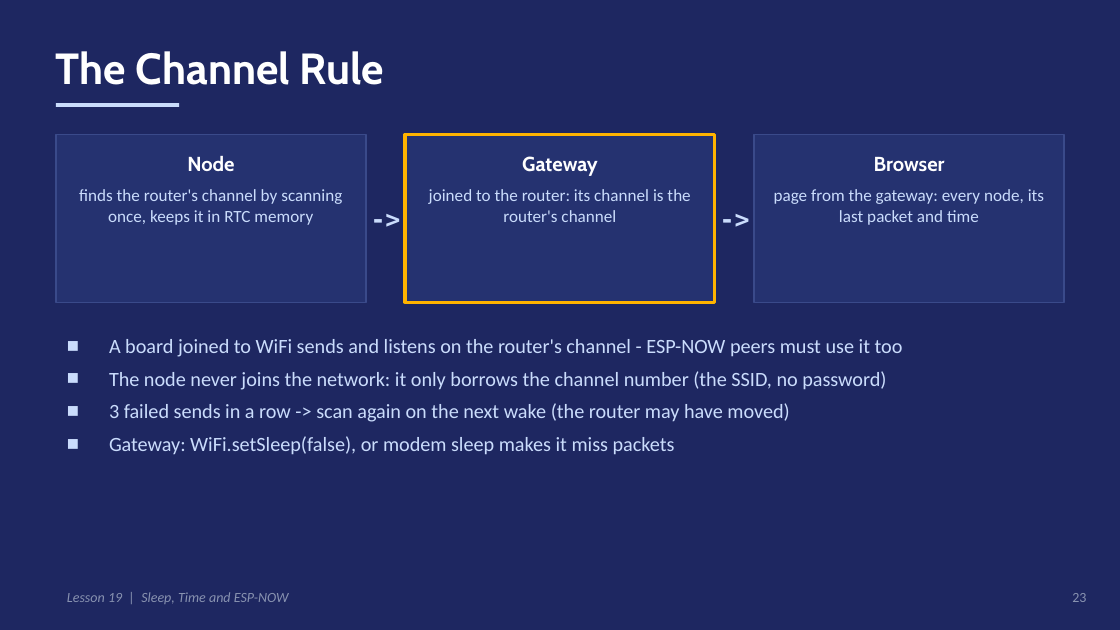
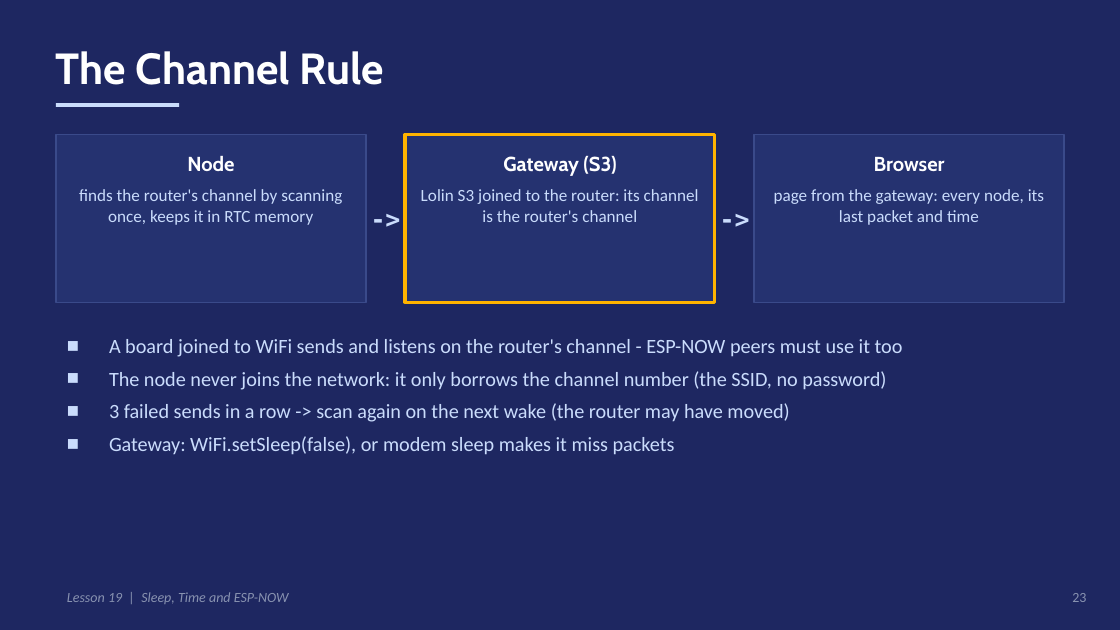
Before and after one commit to Anaga/embedded_cpp_2026_autumn, a slide deck: slide 23 of M4_L19/slides/lesson19.pptx. Drawn at 1120x630 pixels with LibreOffice and Linux fonts; fonts in the diff are those of the drawing. Boxes give left, top, right and bottom in pixels: in the first picture for what was removed or moved away, otherwise in the second. Text is boxed around its words. In the diff, an @@ line names an element or a change of style, - is before the commit and + after.

```diff
--- a/M4_L19/slides/lesson19.pptx
+++ b/M4_L19/slides/lesson19.pptx
@@ text at (503, 156, 616, 176): text changed @@
-Gateway
+Gateway (S3)
@@ text at (421, 189, 699, 222): text changed @@
-joined to the router: its channel is the router's channel
+Lolin S3 joined to the router: its channel is the router's channel
```
Also in this commit, not shown: 4 other slides changed, 13 other files.
